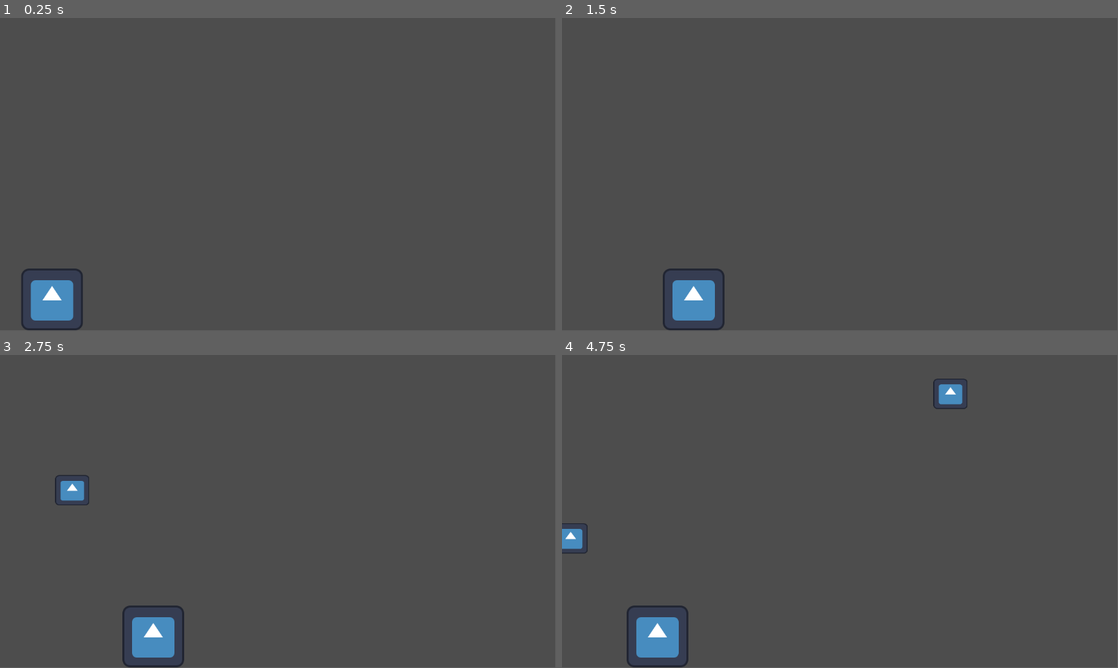
Above: before the commit, frames 1-4 (two rows, left to right).
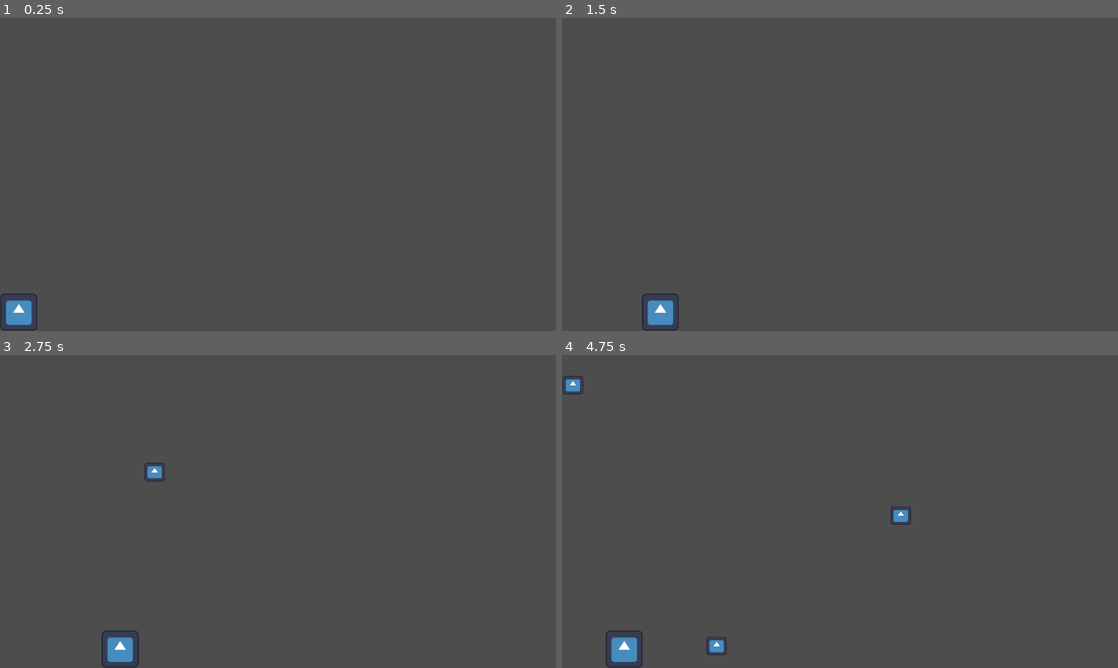
Above: after the commit, the same moments.

Repository: DhanushAmbig/Dodger
Game: Godot game, scene res://main.tscn
Same seed, same stepped clock (60 frames per second), same inputs: the game is played once before the commit and once after it. The engine's default icon, where the game draws it, is replaced by a stand-in: a white triangle on a blue panel in a dark square.
Inputs:
- Up to frame 1 (0.25 s): no input
- Up to frame 2 (1.5 s): tap Enter at 0.5 s; hold D (right) 0.53-1.28 s; hold Left (left) from 1.28 s (still down)
- Up to frame 3 (2.75 s): release Left (left) at 2.03 s; hold D (right) from 2.03 s (still down)
- Up to frame 4 (4.75 s): release D (right) at 3.53 s; hold Left (left) from 3.53 s (still down)
In our replay, the window is 799x449 before the commit and 800x450 after it. These sizes can differ from the game's own. Grey fills any space a smaller window leaves; there, only what the larger window draws over its background counts as a difference.

The runs differ from the first frame. In frame 1, 1.6% of the frame differs, in the area x 0-15%, y 80-100%; in frame 2, 1.6%; in frame 3, 2.1%; in frame 4, 2.7%, in the area x 0-73%, y 6-100%.

Commit message:
Set boundary for player

Diff:
--- a/falling_object.gd
+++ b/falling_object.gd
@@ -1,10 +1,11 @@
 extends Area2D
 
-@export var fall_speed = 200  # Adjust speed
+@export var fall_speed = 300  # Adjust speed
 
 func _process(delta):
+	var screen_height = get_viewport_rect().size.y
 	position.y += fall_speed * delta  # Move downward
-	if position.y > 600:  # Delete if out of screen
+	if position.y > screen_height:  # Delete if out of screen
 		queue_free()
 
 func _on_body_entered(body):
--- a/main.gd
+++ b/main.gd
@@ -1,16 +1,14 @@
 extends Node2D
 
 @onready var spawn_positions = get_viewport_rect().size.x
+var score = 0
 
 func _on_timer_timeout():
 	var obj = preload("res://falling_object.tscn").instantiate()
 	# Ensure spawn_positions is an integer before using %
 	var spawn_x = randi() % int(spawn_positions)
-
 	obj.position = Vector2(spawn_x, 0)
 	add_child(obj)
-
-var score = 0
 
 func update_score():
 	score += 1
--- a/main.tscn
+++ b/main.tscn
@@ -5,7 +5,7 @@
 [ext_resource type="Texture2D" uid="uid://dnedivjyoqi5s" path="res://icon.svg" id="1_ig7tw"]
 
 [sub_resource type="RectangleShape2D" id="RectangleShape2D_0xm2m"]
-size = Vector2(125.5, 123.5)
+size = Vector2(128.75, 128.75)
 
 [node name="Main" type="Node2D"]
 script = ExtResource("1_h2yge")
@@ -14,11 +14,11 @@
 script = ExtResource("1_0xm2m")
 
 [node name="Sprite2D" type="Sprite2D" parent="player"]
-position = Vector2(108, 584)
+position = Vector2(65, 1015)
 texture = ExtResource("1_ig7tw")
 
 [node name="CollisionShape2D" type="CollisionShape2D" parent="player"]
-position = Vector2(107.25, 584)
+position = Vector2(64.625, 1015.38)
 shape = SubResource("RectangleShape2D_0xm2m")
 
 [node name="Timer" type="Timer" parent="."]
--- a/player.gd
+++ b/player.gd
@@ -1,5 +1,5 @@
 extends CharacterBody2D
-@export var speed = 300  # Adjust speed
+@export var speed = 500  # Adjust speed
 
 func _process(delta):
 	var direction = 0
@@ -8,5 +8,8 @@
 	elif Input.is_action_pressed("left"):
 		direction = -1
 
-	velocity.x = direction * speed
-	move_and_slide()
+	position.x += direction * speed * delta
+
+	# Set boundary
+	var screen_width = get_viewport_rect().size.x
+	position.x = clamp(position.x, 0, screen_width)
--- a/project.godot
+++ b/project.godot
@@ -14,6 +14,12 @@
 run/main_scene="uid://dulwvi15klh1r"
 config/features=PackedStringArray("4.4", "Mobile")
 config/icon="res://icon.svg"
+
+[display]
+
+window/size/viewport_width=1920
+window/size/viewport_height=1080
+window/stretch/mode="viewport"
 
 [input]
 
Not shown, added: CHANGELOG.md
